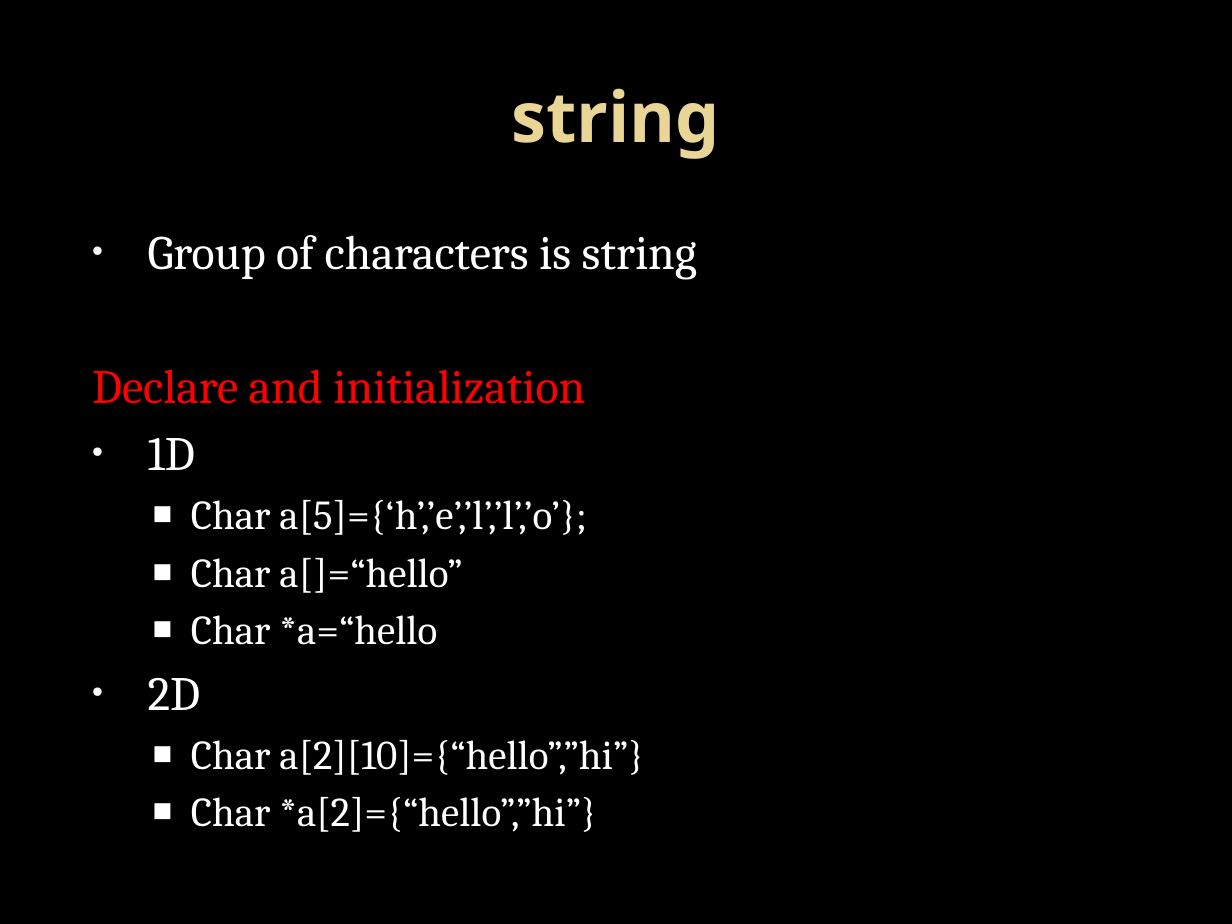
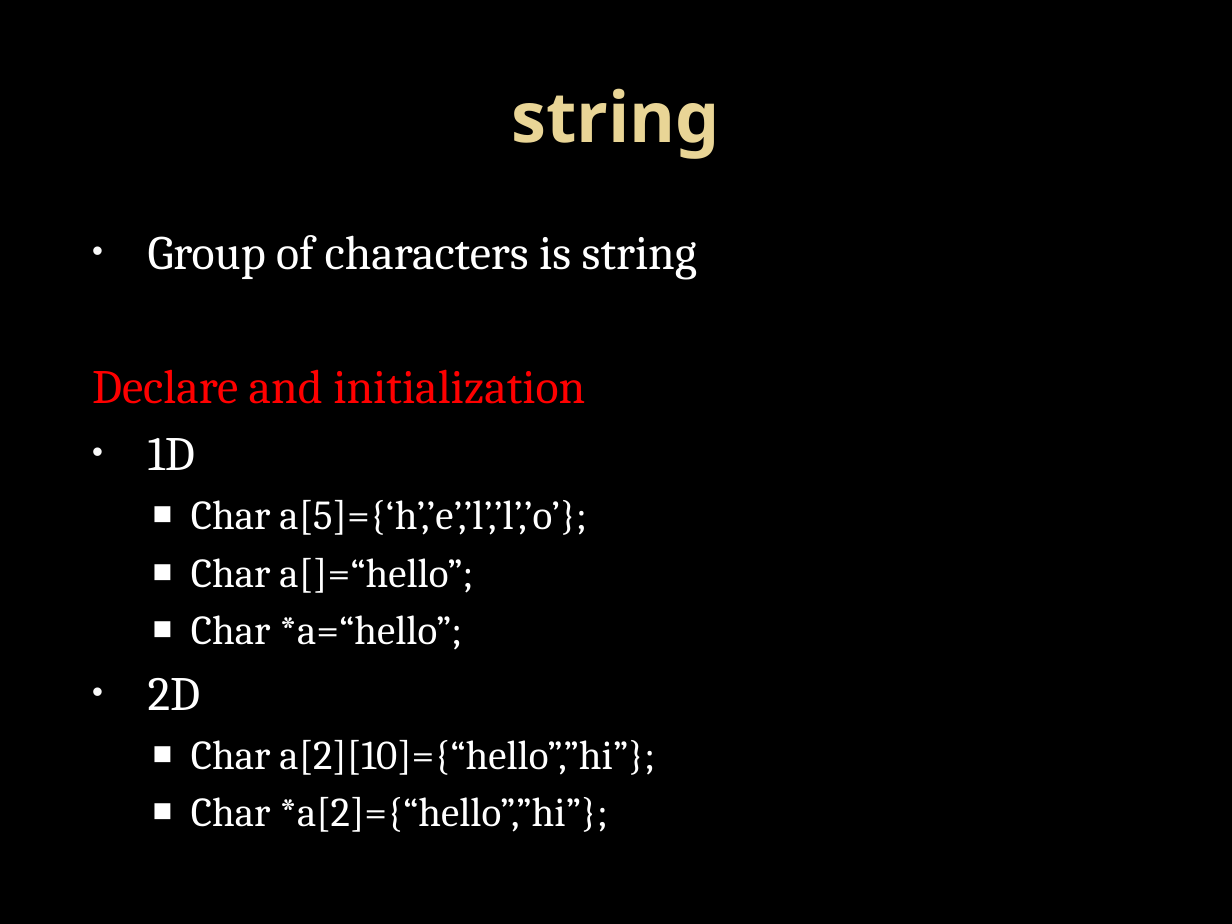
Before and after one commit to Mahesh-7/C_Programs, a slide deck: slide 2 of PPT/string.pptx. Drawn at 1232x924 pixels with LibreOffice and Linux fonts; fonts in the diff are those of the drawing; background and template pictures are left out. Boxes give left, top, right and bottom in pixels: in the first picture for what was removed or moved away, otherwise in the second. Text is boxed around its words. In the diff, an @@ line names an element or a change of style, - is before the commit and + after.

```diff
--- a/PPT/string.pptx
+++ b/PPT/string.pptx
@@ text at [191, 558, 473, 650]: text changed @@
-  ■ Char a[]=“hello”
-  ■ Char *a=“hello
+  ■ Char a[]=“hello”;
+  ■ Char *a=“hello”;
@@ text at [191, 740, 655, 832]: text changed @@
-  ■ Char a[2][10]={“hello”,”hi”}
-  ■ Char *a[2]={“hello”,”hi”}
+  ■ Char a[2][10]={“hello”,”hi”};
+  ■ Char *a[2]={“hello”,”hi”};
```
